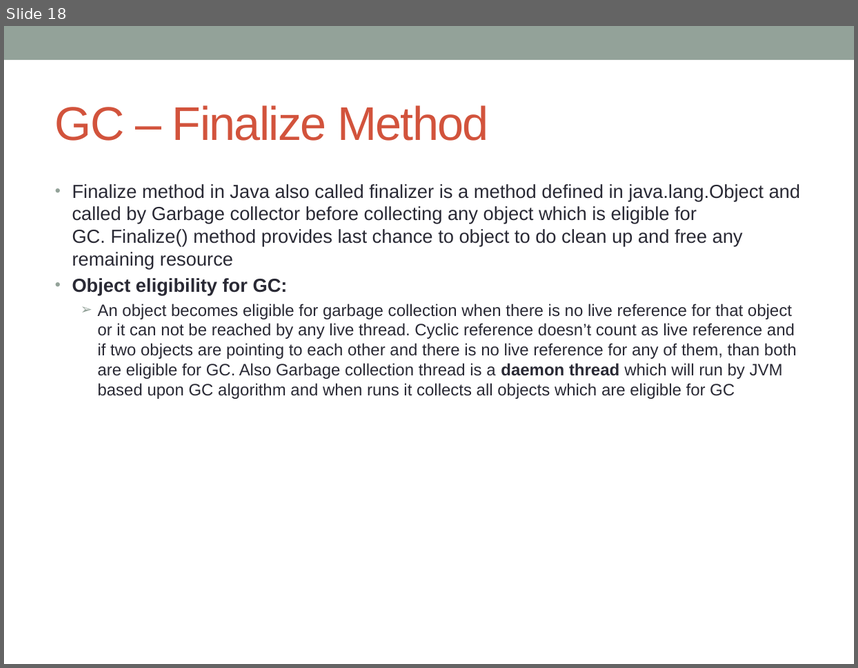
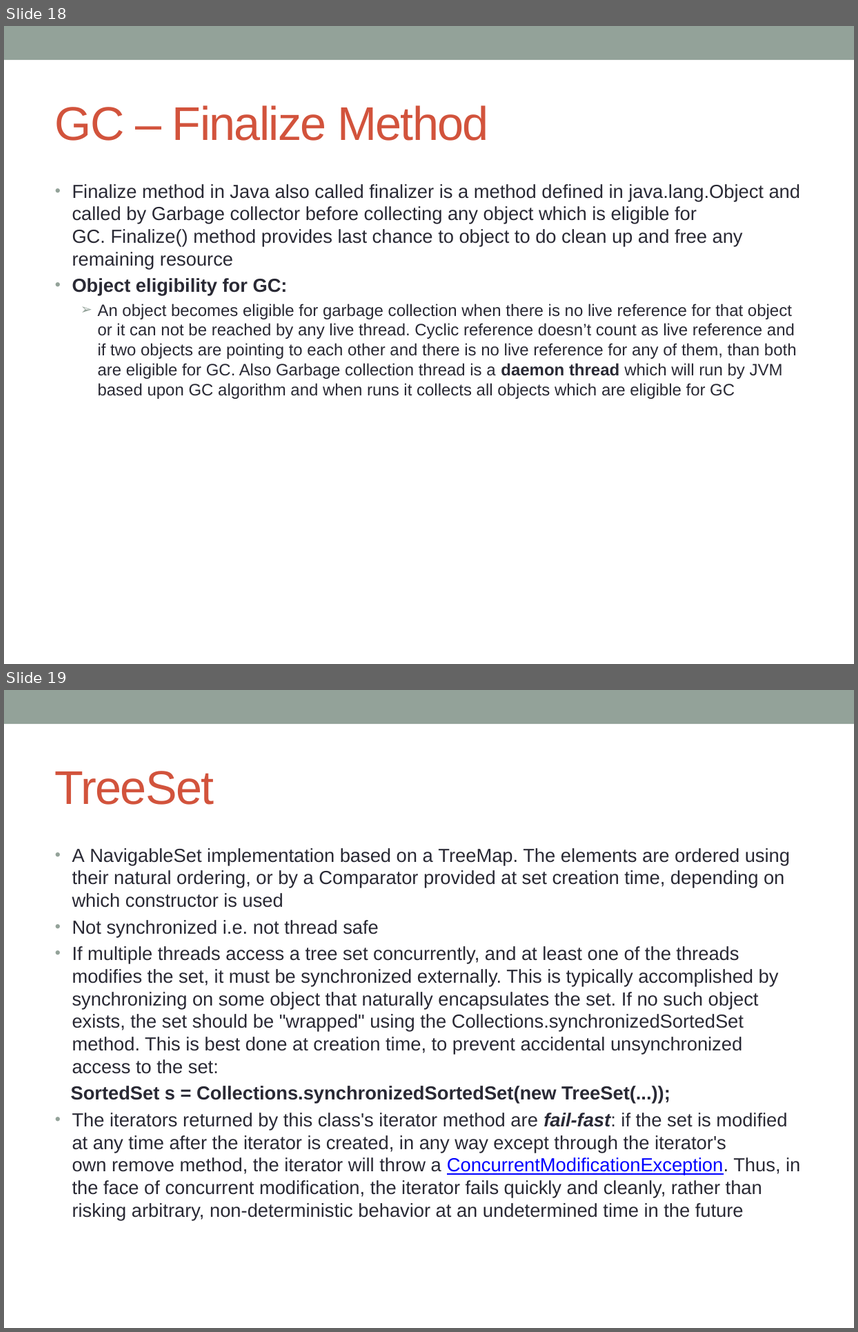
Before and after one commit to notionquest/ProjectDocumentation, a slide deck: CoreJava.pptx. Shown one above the other, each under a label of ours: slide 18 before the commit, slides 18 and 19 after it. The pictures are 858x668 and 858x1332 pixels, drawn with LibreOffice and Linux fonts; fonts in the diff are those of the drawing. Boxes give left, top, right and bottom in pixels: in the first picture for what was removed or moved away, otherwise in the second. Text is boxed around its words. In the diff, an @@ line names an element or a change of style, - is before the commit and + after.

```diff
--- a/CoreJava.pptx
+++ b/CoreJava.pptx
@@ slide 19 added at [4, 690, 854, 1328], background #FFFFFF; not listed: 1 template element that a slide beside it also shows @@
@@ title added at [55, 771, 214, 805], 40 pt, text #D2533C @@
+TreeSet
@@ text added at [71, 848, 800, 1221], 16 pt, text #292934 @@
+• A NavigableSet implementation based on a TreeMap. The elements are ordered using their natural ordering, or by a Comparator provided at set creation time, depending on which constructor is used
+• Not synchronized i.e. not thread safe
+• If multiple threads access a tree set concurrently, and at least one of the threads modifies the set, it must be synchronized externally. This is typically accomplished by synchronizing on some object that naturally encapsulates the set. If no such object exists, the set should be "wrapped" using the Collections.synchronizedSortedSet method. This is best done at creation time, to prevent accidental unsynchronized access to the set:
+SortedSet s = Collections.synchronizedSortedSet(new TreeSet(...));
+• The iterators returned by this class's iterator method are fail-fast: if the set is modified at any time after the iterator is created, in any way except through the iterator's own remove method, the iterator will throw a ConcurrentModificationException. Thus, in the face of concurrent modification, the iterator fails quickly and cleanly, rather than risking arbitrary, non-deterministic behavior at an undetermined time in the future
```
Also in this commit, not shown: 1 slide changed, 8 other slides added, 6 other files.
